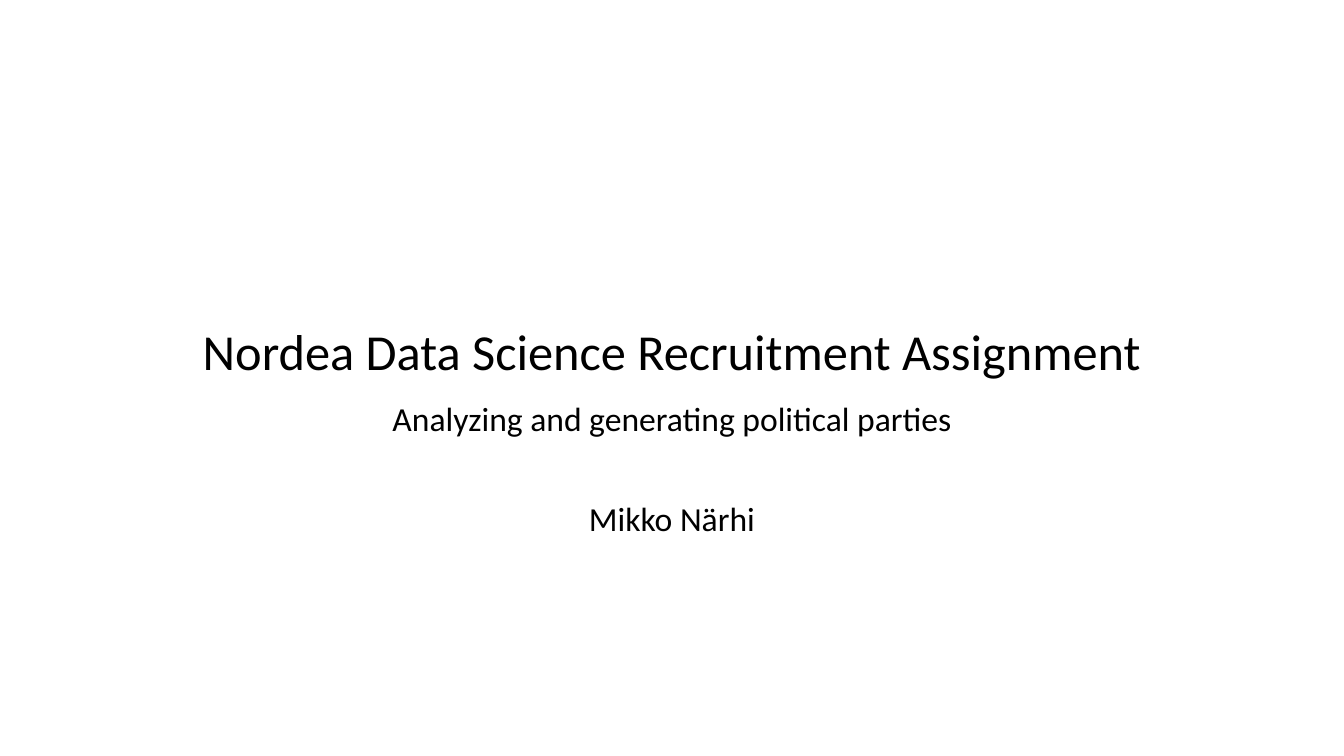
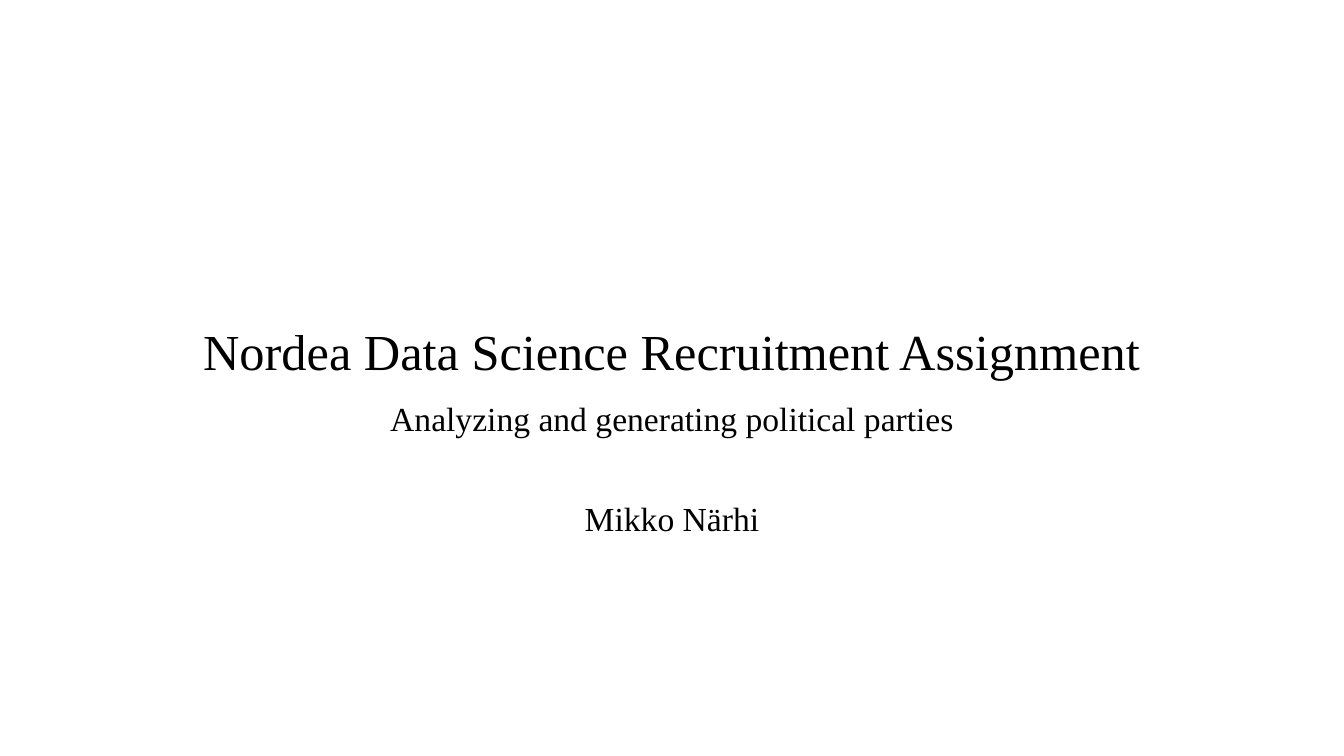
Before and after one commit to MikkoNaerhi/PoliticalPartyPCA-DimensionReduction, a slide deck: slide 1 of Presentation.pptx. Drawn at 1344x756 pixels with LibreOffice and Linux fonts; fonts in the diff are those of the drawing. Boxes give left, top, right and bottom in pixels: in the first picture for what was removed or moved away, otherwise in the second. Text is boxed around its words. In the diff, an @@ line names an element or a change of style, - is before the commit and + after.

```diff
--- a/Presentation.pptx
+++ b/Presentation.pptx
@@ title "Nordea Data Science Recruitment Assignment" at bbox=[203, 335, 1140, 381]: font Calibri to Times New Roman @@
@@ subtitle "Analyzing and generating political parties" at bbox=[390, 407, 953, 532]: font Calibri to Times New Roman @@
```
Also in this commit, not shown: 14 other slides changed, 1 slide removed.
